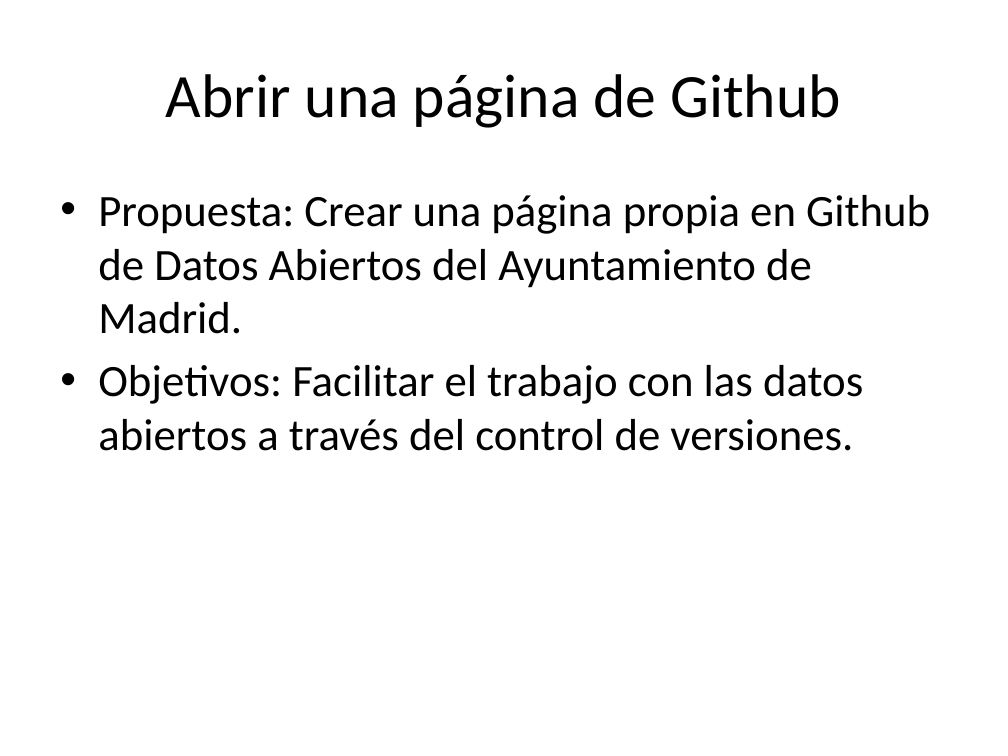
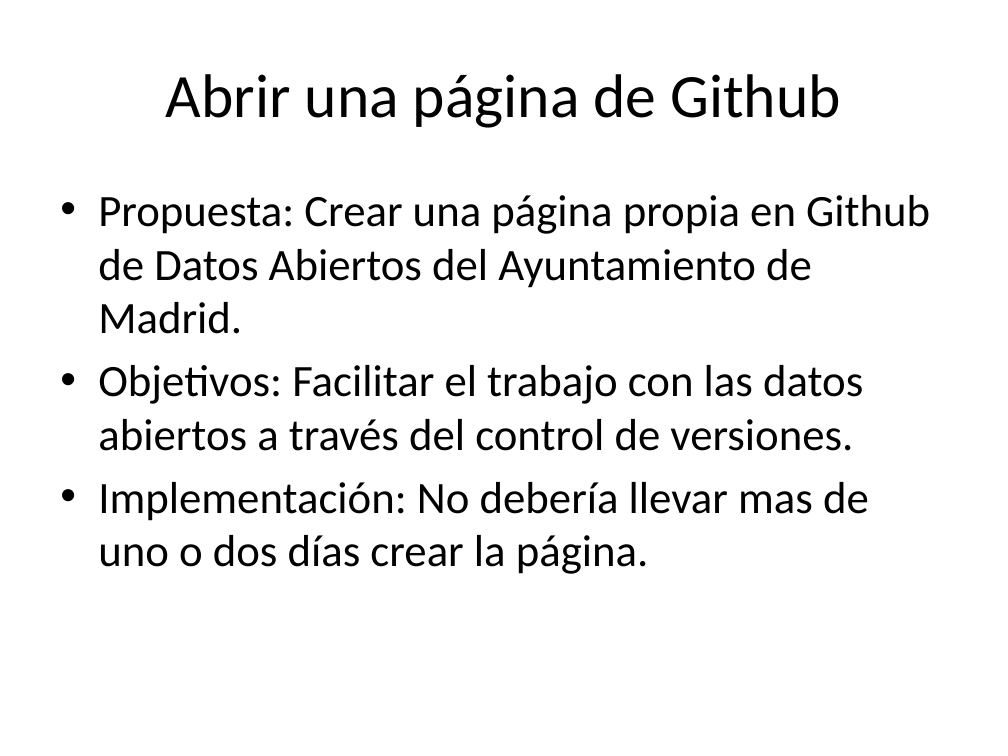
Before and after one commit to santiagomota/datos-madrid-presentacion, a slide deck: slide 9 of docs/index.pptx. Drawn at 1008x756 pixels with LibreOffice and Linux fonts; fonts in the diff are those of the drawing. Boxes give left, top, right and bottom in pixels: in the first picture for what was removed or moved away, otherwise in the second. Text is boxed around its words. In the diff, an @@ line names an element or a change of style, - is before the commit and + after.

```diff
--- a/docs/index.pptx
+++ b/docs/index.pptx
@@ text at (98, 482, 869, 574): paragraph added @@
+• Implementación: No debería llevar mas de uno o dos días crear la página.
```
Also in this commit, not shown: 2 other slides changed, 1 slide added, 1 slide removed, 2 other files.
